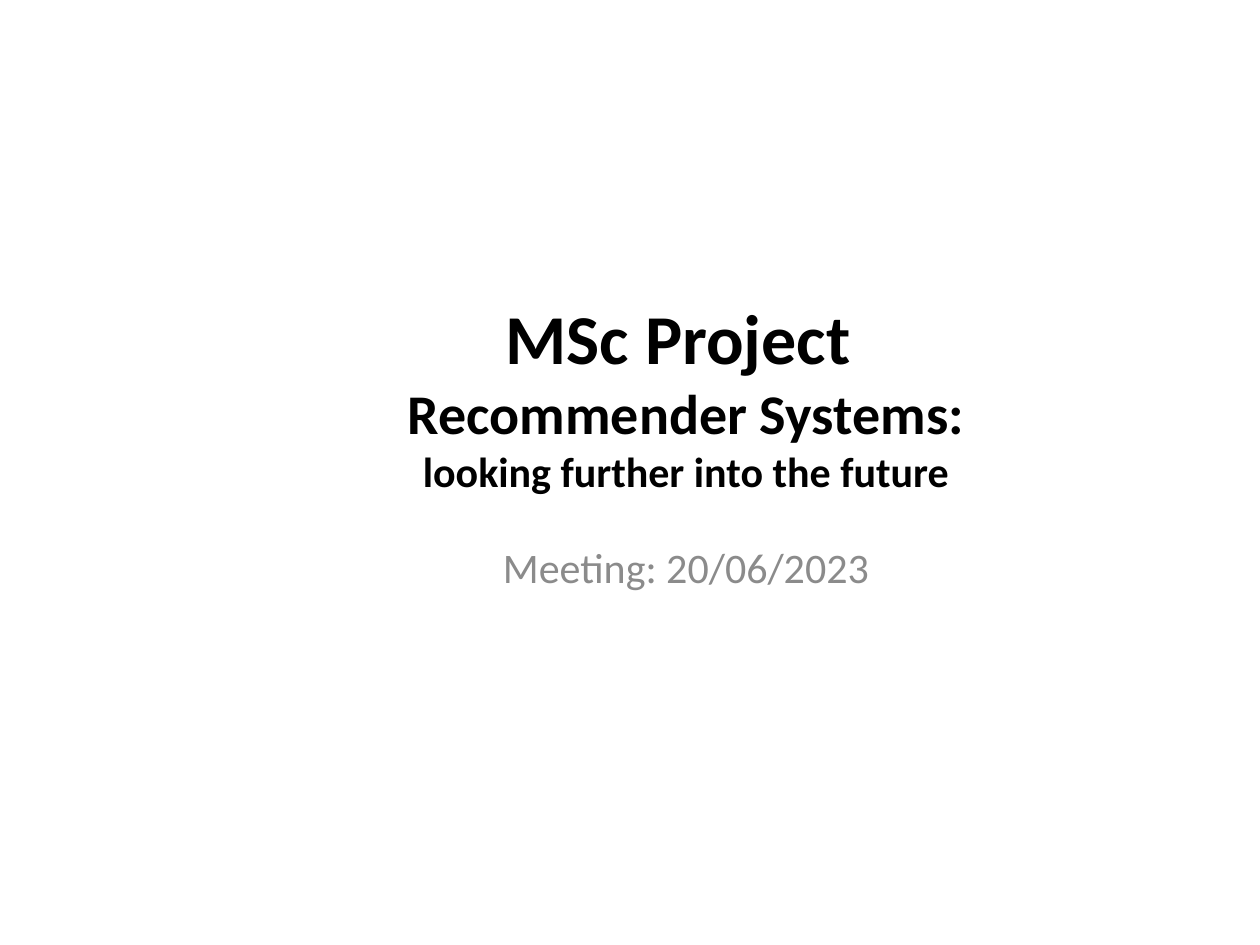
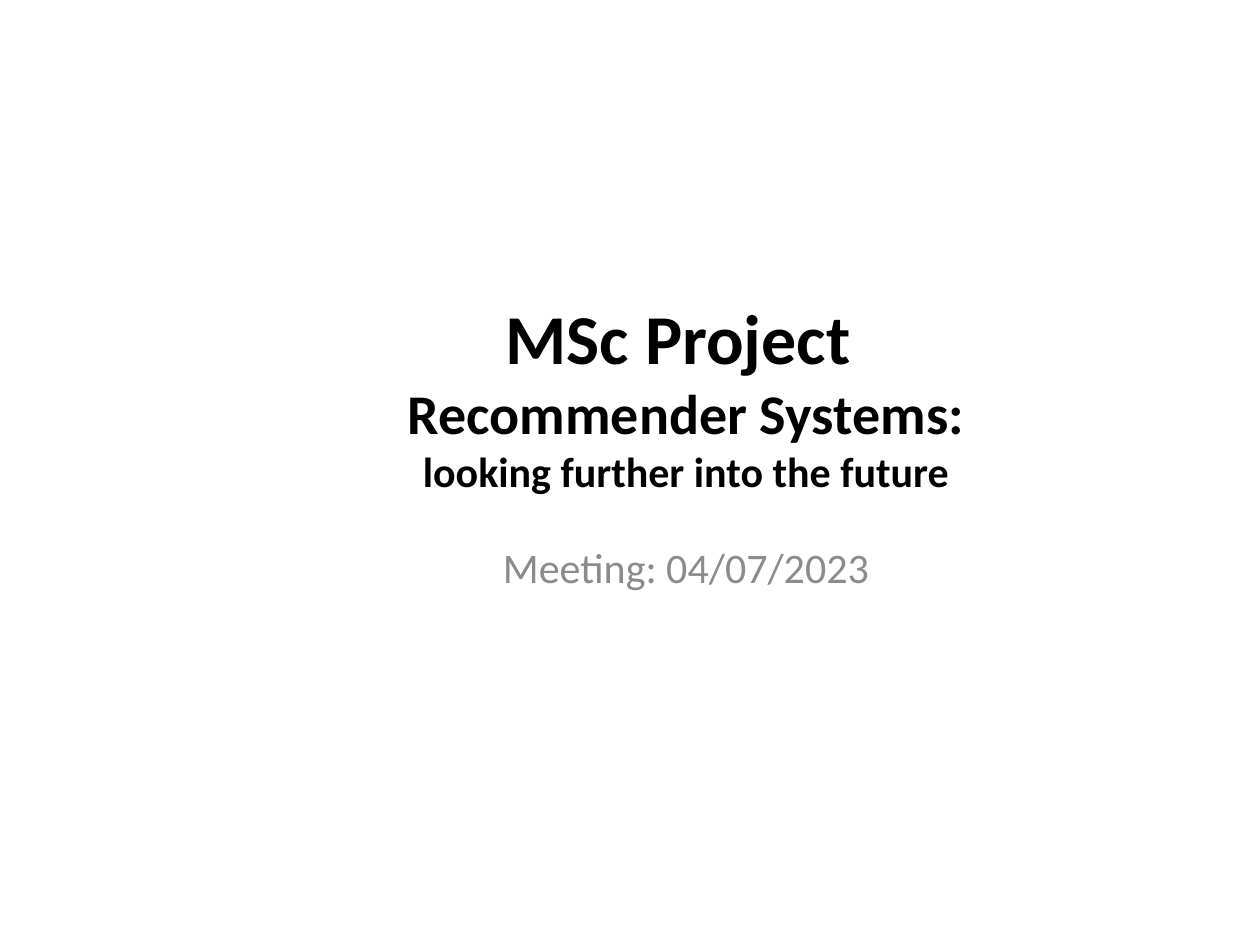
Before and after one commit to kyriakossk2000/MasterThesis, a slide deck: slide 1 of Progress/7 Project Progress.pptx. Drawn at 1260x945 pixels with LibreOffice and Linux fonts; fonts in the diff are those of the drawing; background and template pictures are left out. Boxes give left, top, right and bottom in pixels: in the first picture for what was removed or moved away, otherwise in the second. Text is boxed around its words. In the diff, an @@ line names an element or a change of style, - is before the commit and + after.

Commit message:
rolling future window + loss over future

```diff
--- a/Progress/7 Project Progress.pptx
+++ b/Progress/7 Project Progress.pptx
@@ subtitle at (x1=503, y1=554, x2=869, y2=590): text changed @@
-Meeting: 20/06/2023
+Meeting: 04/07/2023
```
Also in this commit, not shown: 2 other slides changed, 4 other files.
